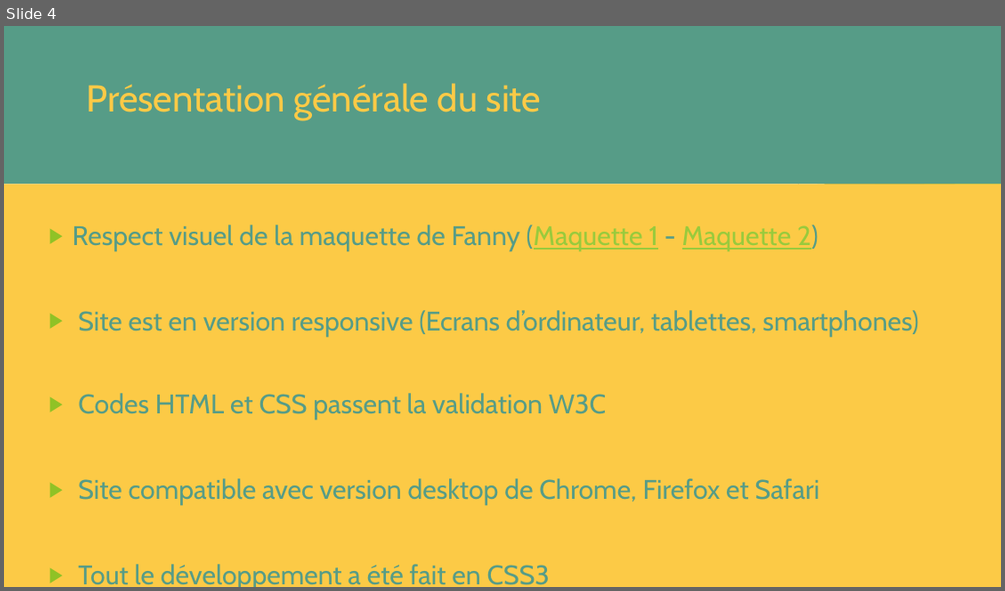
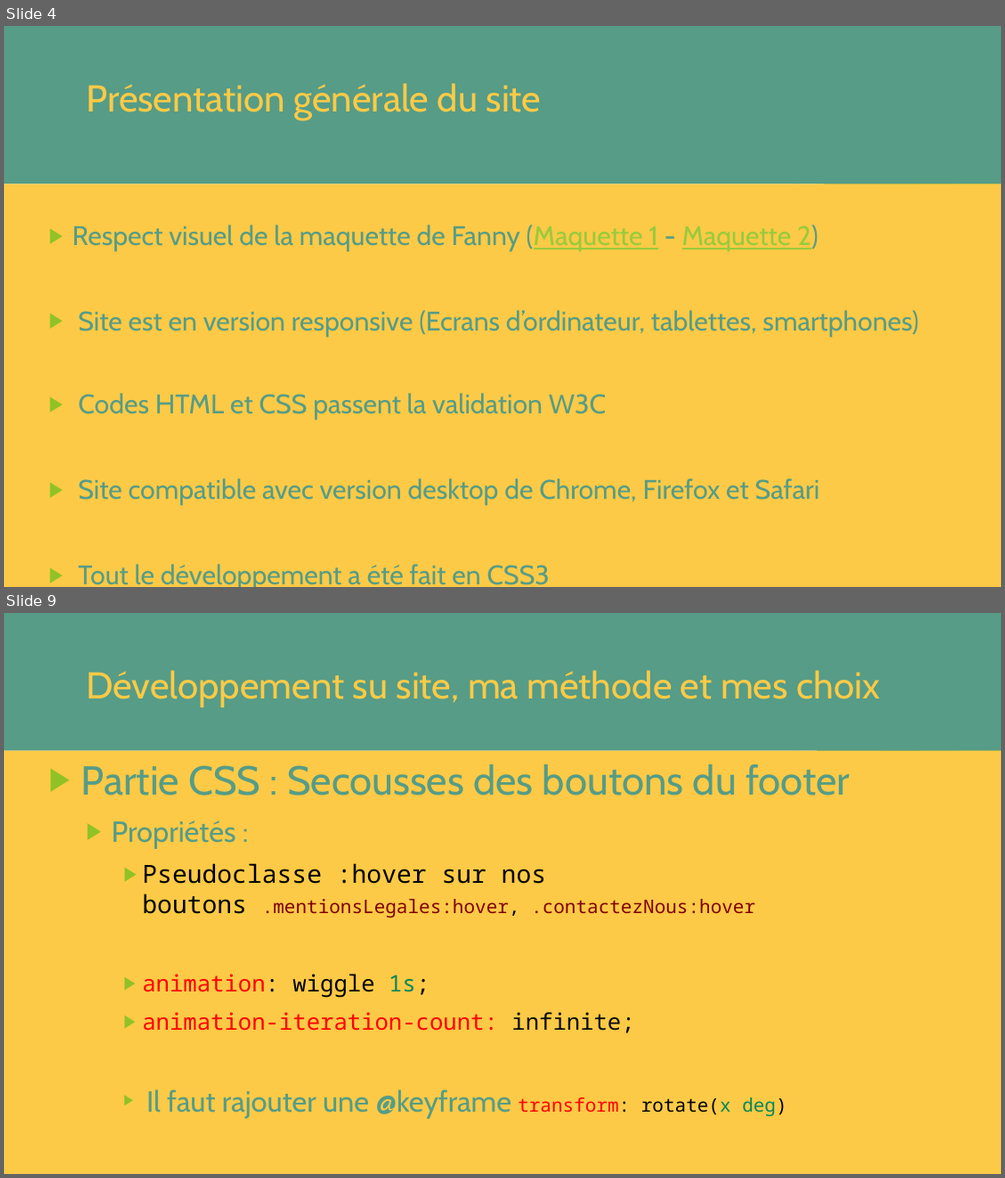
Before and after one commit to RichardZ1/Projet3_AnimationsWeb, a slide deck: OhMyFood!.pptx. Shown one above the other, each under a label of ours: slide 4 before the commit, slides 4 and 9 after it; the slides between them are not shown. The pictures are 1005x591 and 1005x1178 pixels, drawn with LibreOffice and Linux fonts; fonts in the diff are those of the drawing. Boxes give left, top, right and bottom in pixels: in the first picture for what was removed or moved away, otherwise in the second. Text is boxed around its words. In the diff, an @@ line names an element or a change of style, - is before the commit and + after.

```diff
--- a/OhMyFood!.pptx
+++ b/OhMyFood!.pptx
@@ slide 9 added at box(4, 613, 1001, 1174), background #FFFFFF; not listed: 10 template elements that a slide beside it also shows @@
@@ title added at box(4, 613, 1001, 751), fill #569C87, 36 pt, text #FCCA46 @@
+Développement su site, ma méthode et mes choix
@@ text added at box(4, 751, 1001, 1174), fill #FCCA46, 18 pt, text #569C87 @@
+  ▶ Partie CSS : Secousses des boutons du footer
+    ▶ Propriétés :
+      ▶ Pseudoclasse :hover sur nos boutons .mentionsLegales:hover, .contactezNous:hover
+      ▶ animation: wiggle 1s;
+      ▶ animation-iteration-count: infinite;
+      ▶ Il faut rajouter une @keyframe transform: rotate(x deg)
```
Also in this commit, not shown: 2 slides changed, 5 other slides added, 1 slide removed, 3 other files.
